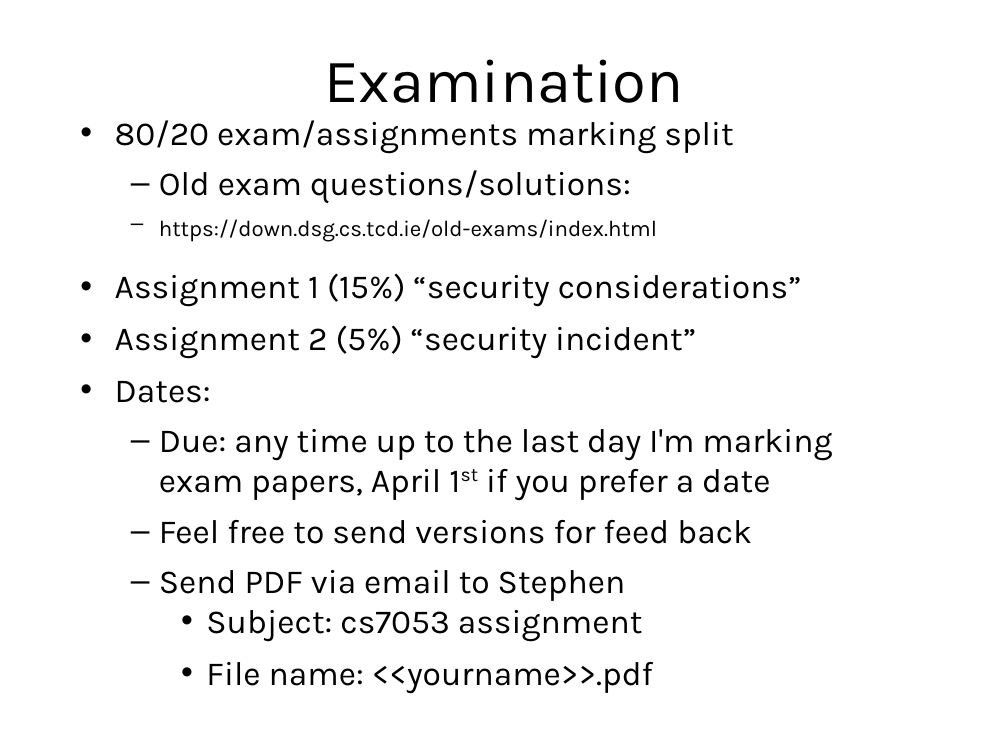
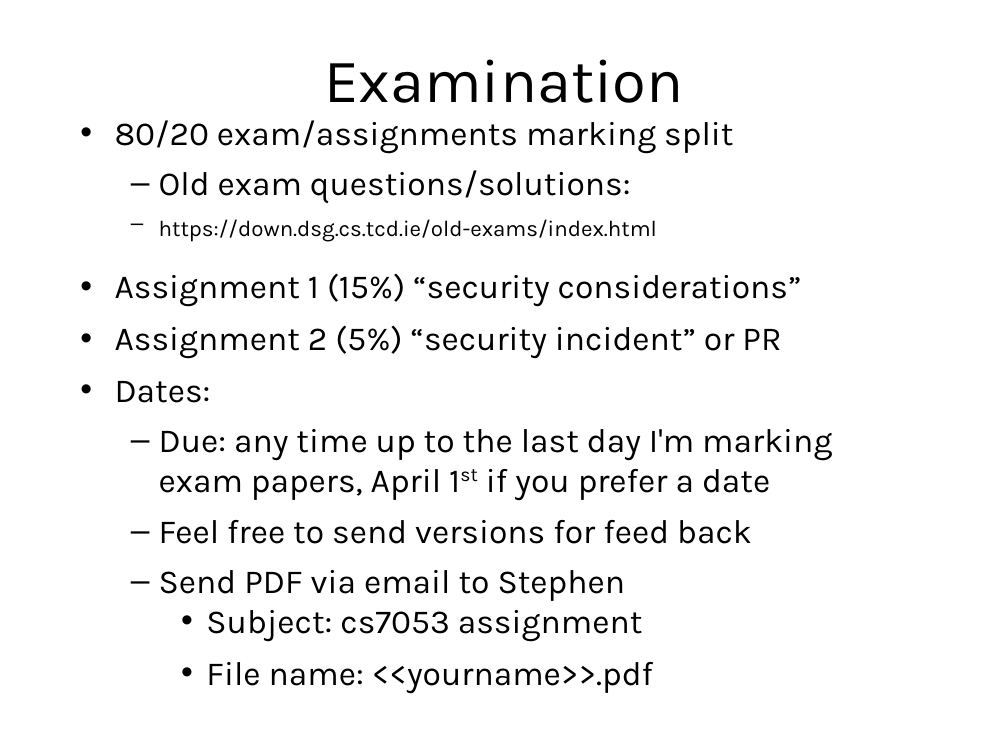
Before and after one commit to sftcd/cs7053, a slide deck: slide 3 of lectures/01-intro/01-intro.ppt. Drawn at 1008x756 pixels with LibreOffice and Linux fonts; fonts in the diff are those of the drawing. Boxes give left, top, right and bottom in pixels: in the first picture for what was removed or moved away, otherwise in the second. Text is boxed around its words. In the diff, an @@ line names an element or a change of style, - is before the commit and + after.

```diff
--- a/lectures/01-intro/01-intro.ppt
+++ b/lectures/01-intro/01-intro.ppt
@@ text at (115,325,781,359): text changed @@
-• Assignment 2 (5%) “security incident”
+• Assignment 2 (5%) “security incident” or PR
```
Also in this commit, not shown: 3 other slides changed, 9 other files.
